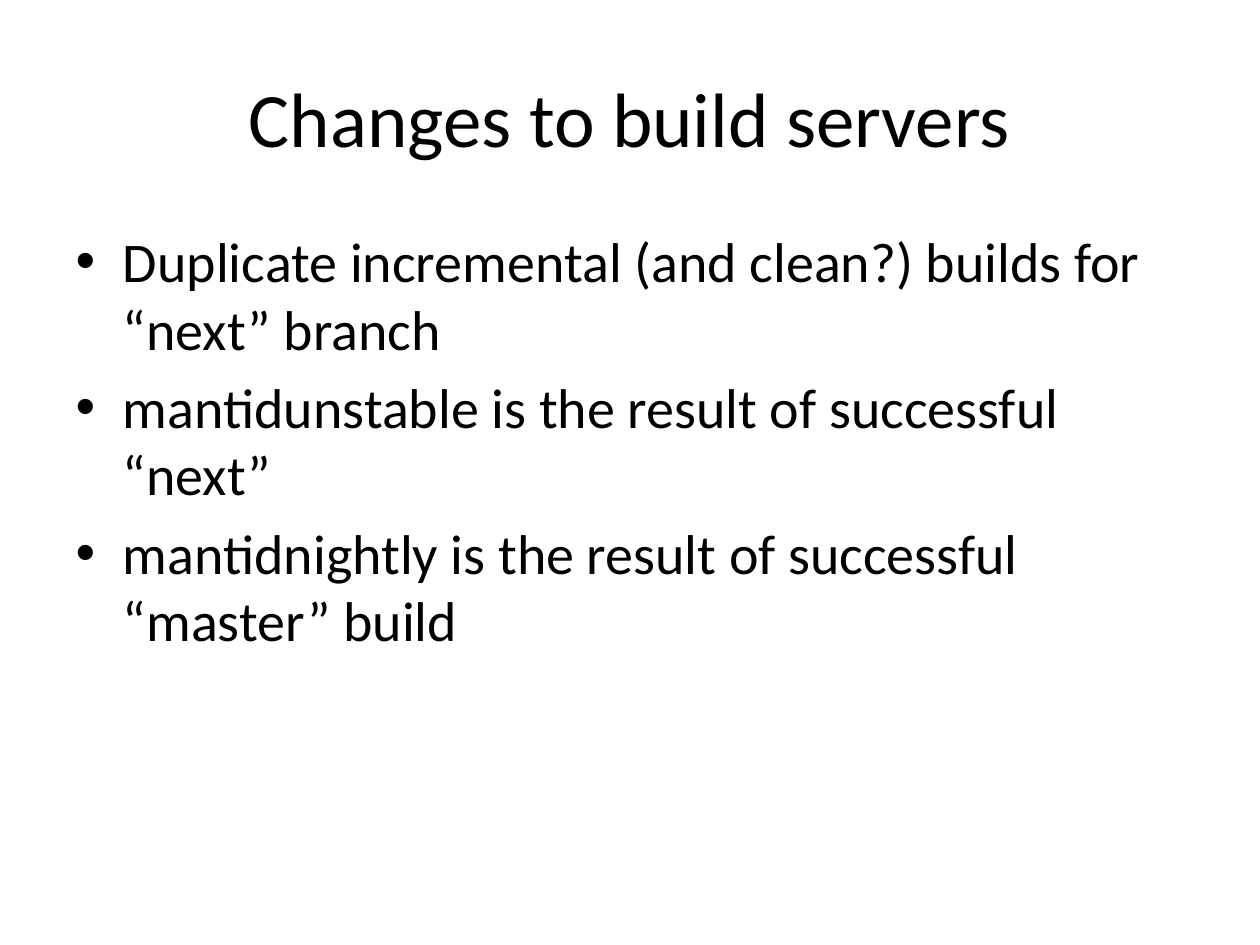
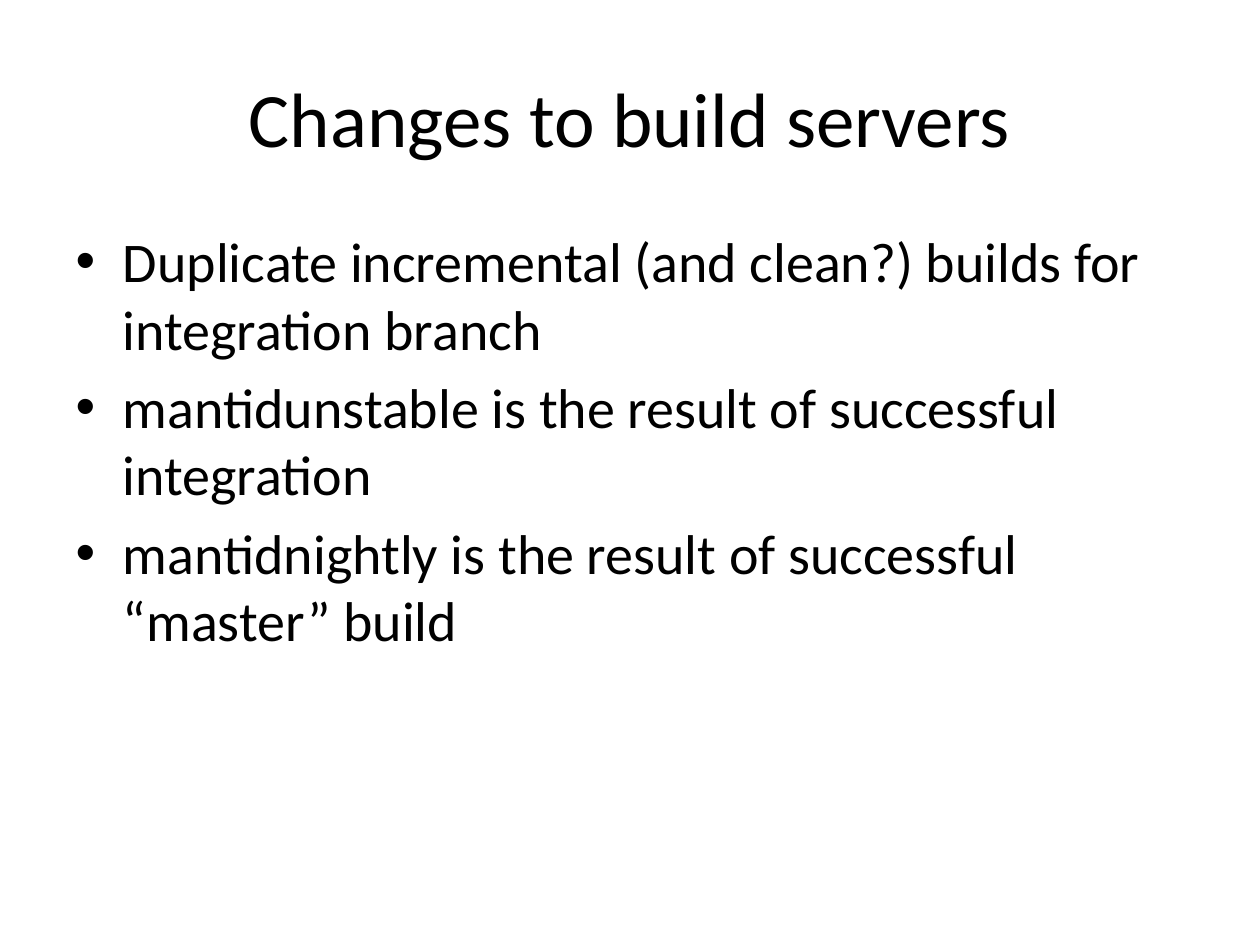
Before and after one commit to mantidproject/documents, a slide deck: slide 12 of Presentations/DevMeeting20120208_stablemaster.pptx. Drawn at 1260x945 pixels with LibreOffice and Linux fonts; fonts in the diff are those of the drawing. Boxes give left, top, right and bottom in pixels: in the first picture for what was removed or moved away, otherwise in the second. Text is boxed around its words. In the diff, an @@ line names an element or a change of style, - is before the commit and + after.

```diff
--- a/Presentations/DevMeeting20120208_stablemaster.pptx
+++ b/Presentations/DevMeeting20120208_stablemaster.pptx
@@ text at [123,241,1139,505]: text changed @@
-• Duplicate incremental (and clean?) builds for “next” branch
-• mantidunstable is the result of successful “next”
+• Duplicate incremental (and clean?) builds for integration branch
+• mantidunstable is the result of successful integration
```
Also in this commit, not shown: 2 other slides changed, 2 slides added.
